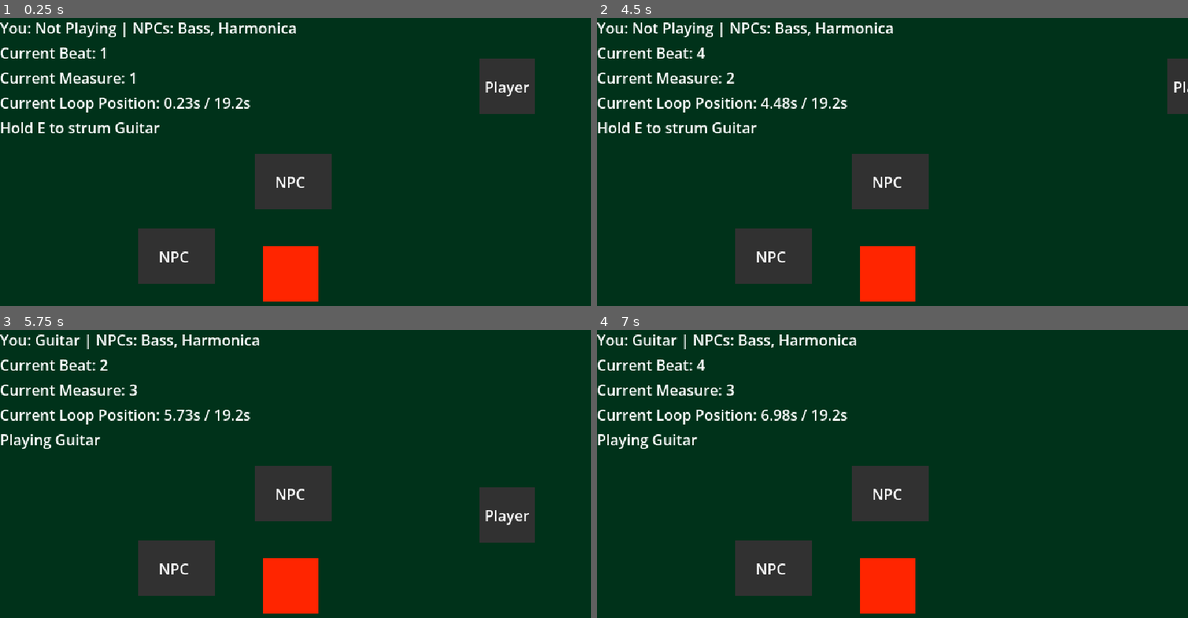
Above: before the commit, frames 1-4 (two rows, left to right).
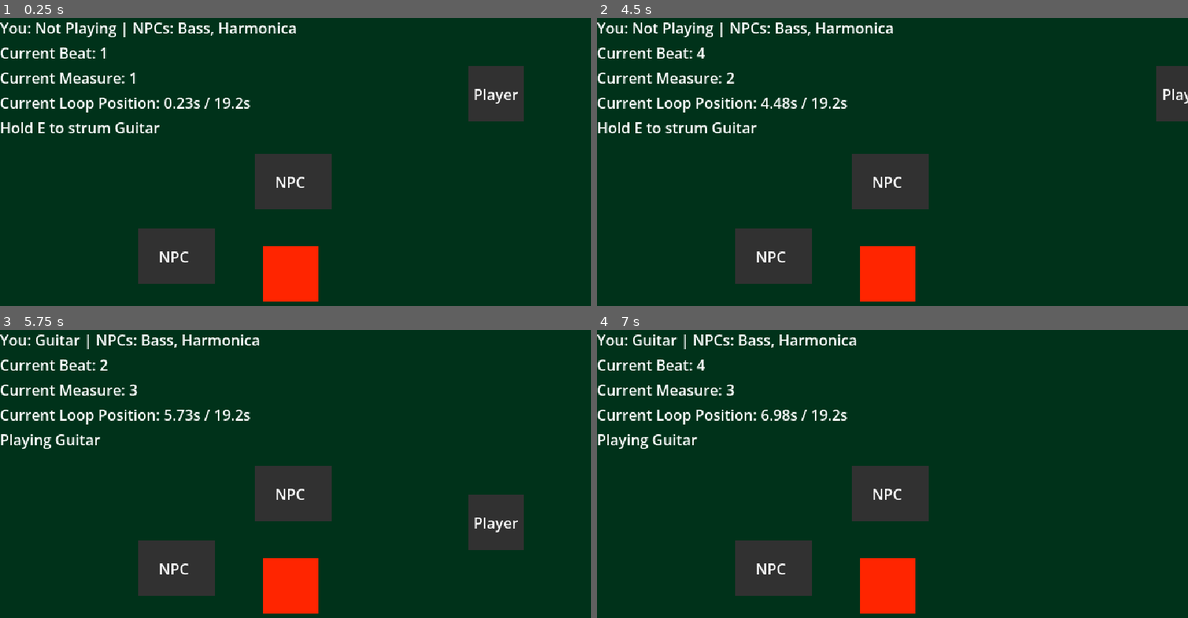
Above: after the commit, the same moments.

Repository: wahosken/campfire_jam
Game: Godot game, scene res://scenes/campfire_jam_prototype.tscn
The game is run twice, just before and just after one commit, with the same random seed, the same clock (stepped at 60 frames per second) and the same inputs. Before the commit the project starts from res://scenes/campfire_jam_prototype_v_2.tscn.
Inputs:
- Up to frame 1 (0.25 s): no input
- Up to frame 2 (4.5 s): tap Enter at 0.5, 2.75, 4.25 s; hold D (move_right) 0.53-1.28 s; hold E (interact) 0.53-1.28 s; hold S (move_down) 1.28-2.03 s; tap E (interact) at 1.35, 2.85, 4.35 s; tap Space at 2, 3.5 s; hold D (move_right) 2.03-2.78 s; hold E (interact) 2.03-2.78 s; hold W (move_up) 2.78-3.53 s; hold E (interact) 3.53-4.28 s; hold A (move_left) from 3.53 s (still down)
- Up to frame 3 (5.75 s): release A (move_left) at 5.03 s; hold S (move_down) from 5.03 s (still down); hold E (interact) from 5.03 s (still down)
- Up to frame 4 (7 s): release S (move_down) at 5.78 s; release E (interact) at 5.78 s; hold D (move_right) 5.78-6.53 s; tap E (interact) at 5.85 s; hold W (move_up) from 6.53 s (still down); hold E (interact) from 6.53 s (still down)

The runs differ from the first frame. In frame 1, 1.3% of the frame differs, in the area x 79-91%, y 14-36%; in frame 2, 0.6%; in frame 3, 1.3%; in frame 4, nothing differs.

Commit message:
cleaned up project, ready for next steps

Diff:
--- a/project.godot
+++ b/project.godot
@@ -10,7 +10,7 @@
 
 [application]
 
-config/name="campfire_jam_prototype3"
+config/name="campfire_jam"
 run/main_scene="uid://caabunylbva7i"
 config/features=PackedStringArray("4.6", "GL Compatibility")
 config/icon="res://icon.svg"
--- a/scenes/campfire_jam_prototype.tscn
+++ b/scenes/campfire_jam_prototype.tscn
@@ -1,15 +1,15 @@
-[gd_scene format=3 uid="uid://drljdqynpdq6y"]
+[gd_scene format=3 uid="uid://caabunylbva7i"]
 
-[ext_resource type="Script" uid="uid://c16ocfwrqw4ub" path="res://scripts/campfire_prototype.gd" id="1_6fcrh"]
-[ext_resource type="Script" uid="uid://87uocdpralsf" path="res://scripts/music_system.gd" id="1_c477n"]
-[ext_resource type="PackedScene" uid="uid://b7kv8w757b315" path="res://scenes/jamspot.tscn" id="1_ok0m3"]
-[ext_resource type="PackedScene" uid="uid://bbw87s2fkl5ng" path="res://scenes/player.tscn" id="2_jx074"]
-[ext_resource type="AudioStream" uid="uid://bwix87b5wuy3m" path="res://songs/campfire_jam_audio-001 guitar.wav" id="4_gcsp2"]
-[ext_resource type="AudioStream" uid="uid://fl7idifbduy" path="res://songs/campfire_jam_audio-002 bass.wav" id="5_6fcrh"]
-[ext_resource type="AudioStream" uid="uid://bgr2sagy1dsus" path="res://songs/campfire_jam_audio-003 harmonica.wav" id="6_i35og"]
+[ext_resource type="Script" uid="uid://bjhdxj07mhdxx" path="res://scripts/campfire_jam_prototype.gd" id="1_qtvd6"]
+[ext_resource type="PackedScene" uid="uid://pkdwl144phc3" path="res://scenes/npc.tscn" id="2_qtvd6"]
+[ext_resource type="PackedScene" uid="uid://blfnmt5xbykgs" path="res://scenes/player.tscn" id="3_hiehu"]
+[ext_resource type="Script" uid="uid://yh6chcyp3ch2" path="res://scripts/music_system.gd" id="4_qtvd6"]
+[ext_resource type="AudioStream" uid="uid://bwix87b5wuy3m" path="res://songs/campfire_jam_audio-001 guitar.wav" id="5_8wr2o"]
+[ext_resource type="AudioStream" uid="uid://fl7idifbduy" path="res://songs/campfire_jam_audio-002 bass.wav" id="6_43e8y"]
+[ext_resource type="AudioStream" uid="uid://bgr2sagy1dsus" path="res://songs/campfire_jam_audio-003 harmonica.wav" id="7_g7rjq"]
 
-[node name="campfire_jam_prototype" type="Node2D" unique_id=163281152]
-script = ExtResource("1_6fcrh")
+[node name="campfire_jam" type="Node2D" unique_id=163281152]
+script = ExtResource("1_qtvd6")
 
 [node name="World" type="Node2D" parent="." unique_id=803798301]
 
@@ -25,27 +25,20 @@
 offset_bottom = 308.0
 color = Color(1, 0.14509805, 0, 1)
 
-[node name="GuitarSpot" parent="World" unique_id=1855593358 instance=ExtResource("1_ok0m3")]
-position = Vector2(199, 265)
+[node name="NPC" parent="World" unique_id=1855593358 instance=ExtResource("2_qtvd6")]
+position = Vector2(192, 259)
 
-[node name="BassSpot" parent="World" unique_id=917016430 instance=ExtResource("1_ok0m3")]
-position = Vector2(318, 187)
-instrument_name = "Bass"
-stem_name = "bass"
+[node name="NPC2" parent="World" unique_id=584033593 instance=ExtResource("2_qtvd6")]
+position = Vector2(318, 178)
 
-[node name="HarmonicaSpot" parent="World" unique_id=1052623856 instance=ExtResource("1_ok0m3")]
-position = Vector2(427, 271)
-instrument_name = "Harmonica"
-stem_name = "harmonica"
-
-[node name="player" parent="." unique_id=685309387 instance=ExtResource("2_jx074")]
-position = Vector2(556, 80)
+[node name="player" parent="." unique_id=685309387 instance=ExtResource("3_hiehu")]
+position = Vector2(537, 83)
 
 [node name="MusicSystem" type="Node" parent="." unique_id=476369026 groups=["music_system"]]
-script = ExtResource("1_c477n")
-guitar_stem = ExtResource("4_gcsp2")
-bass_stem = ExtResource("5_6fcrh")
-harmonica_stem = ExtResource("6_i35og")
+script = ExtResource("4_qtvd6")
+guitar_stem = ExtResource("5_8wr2o")
+bass_stem = ExtResource("6_43e8y")
+harmonica_stem = ExtResource("7_g7rjq")
 
 [node name="CanvasLayer" type="CanvasLayer" parent="." unique_id=759509068]
 
--- /dev/null
+++ b/scripts/campfire_jam_prototype.gd
@@ -0,0 +1,36 @@
+extends Node2D
+
+@onready var music_system: Node = $MusicSystem
+@onready var player: CharacterBody2D = $player
+
+@onready var current_instrument_label: Label = $CanvasLayer/UI/HBoxContainer/CurrentInstrumentLabel
+@onready var interaction_prompt: Label = $CanvasLayer/UI/HBoxContainer/InteractionPrompt
+@onready var current_beat_label: Label = $CanvasLayer/UI/HBoxContainer/CurrentBeatLabel
+@onready var current_measure_label: Label = $CanvasLayer/UI/HBoxContainer/CurrentMeasureLabel
+@onready var current_loop_position_label: Label = $CanvasLayer/UI/HBoxContainer/CurrentLoopPositionLabel
+
+
+func _process(_delta: float) -> void:
+	_update_music_labels()
+	_update_interaction_prompt()
+	_update_current_instrument_label()
+
+
+func _update_music_labels() -> void:
+	current_beat_label.text = "Current Beat: " + str(music_system.current_beat)
+	current_measure_label.text = "Current Measure: " + str(music_system.current_measure)
+	current_loop_position_label.text = "Current Loop Position: " + music_system.get_loop_position_text()
+
+
+func _update_interaction_prompt() -> void:
+	if Input.is_action_pressed("interact"):
+		interaction_prompt.text = "Playing Guitar"
+	else:
+		interaction_prompt.text = "Hold E to strum Guitar"
+
+
+func _update_current_instrument_label() -> void:
+	if music_system.is_stem_active("guitar"):
+		current_instrument_label.text = "You: Guitar | NPCs: Bass, Harmonica"
+	else:
+		current_instrument_label.text = "You: Not Playing | NPCs: Bass, Harmonica"
--- a/scripts/music_system.gd
+++ b/scripts/music_system.gd
@@ -21,8 +21,8 @@
 var stem_players := {}
 var active_stems := {
 	"guitar": false,
-	"bass": false,
-	"harmonica": false
+	"bass": true,
+	"harmonica": true
 }
 
 
--- a/scripts/player.gd
+++ b/scripts/player.gd
@@ -2,10 +2,20 @@
 
 @export var speed := 180.0
 
-var nearby_jam_spot: Node = null
+var music_system: Node = null
+var guitar_is_playing := false
+
+
+func _ready() -> void:
+	music_system = get_tree().get_first_node_in_group("music_system")
 
 
 func _physics_process(_delta: float) -> void:
+	_handle_movement()
+	_handle_guitar_input()
+
+
+func _handle_movement() -> void:
 	var input_vector := Vector2.ZERO
 
 	input_vector.x = Input.get_axis("move_left", "move_right")
@@ -16,15 +26,16 @@
 	velocity = input_vector * speed
 	move_and_slide()
 
-	if Input.is_action_just_pressed("interact"):
-		if nearby_jam_spot != null:
-			nearby_jam_spot.interact()
 
+func _handle_guitar_input() -> void:
+	if music_system == null:
+		return
 
-func set_nearby_jam_spot(spot: Node) -> void:
-	nearby_jam_spot = spot
-
-
-func clear_nearby_jam_spot(spot: Node) -> void:
-	if nearby_jam_spot == spot:
-		nearby_jam_spot = null
+	if Input.is_action_pressed("interact"):
+		if not guitar_is_playing:
+			guitar_is_playing = true
+			music_system.set_stem_active("guitar", true)
+	else:
+		if guitar_is_playing:
+			guitar_is_playing = false
+			music_system.set_stem_active("guitar", false)
Not shown, changed: index.apple-touch-icon.png.import
Not shown, changed: index.icon.png.import
Not shown, changed: index.png.import
Not shown: 1 places in scenes/player.tscn that only renumber resources
Not shown, added: scripts/campfire_jam_prototype.gd.uid
Not shown, changed: scripts/music_system.gd.uid
Not shown, changed: scripts/player.gd.uid
Not shown, changed: index.html
Not shown, changed: index.pck
